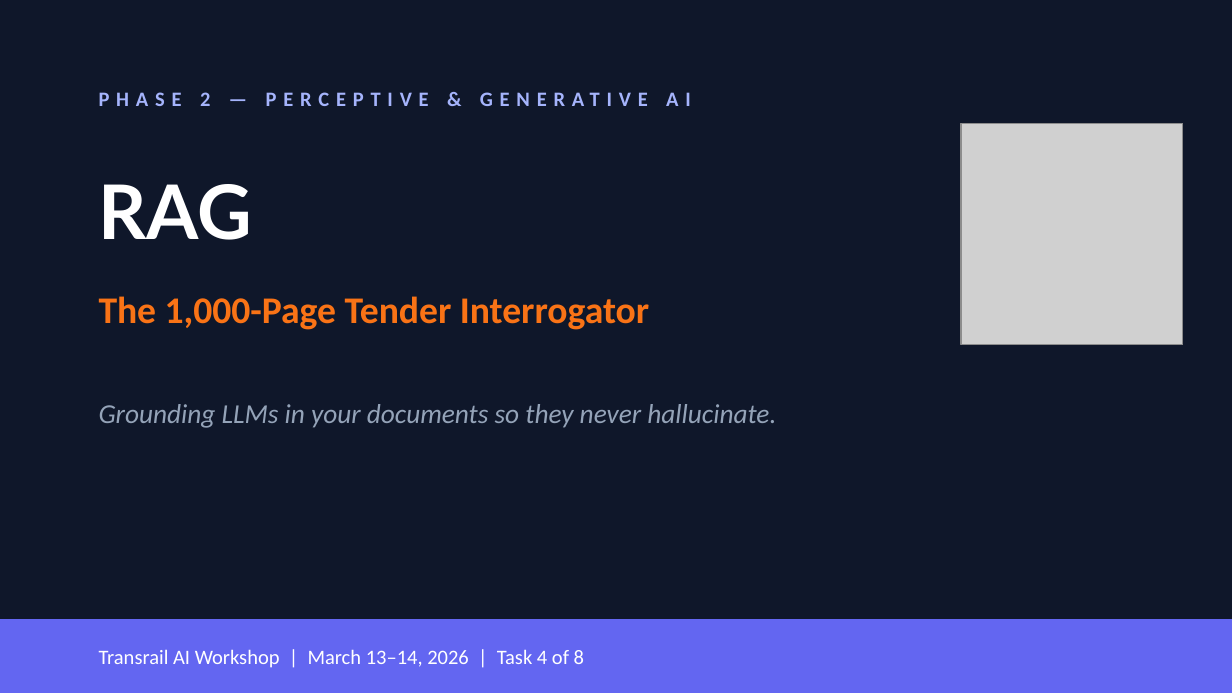
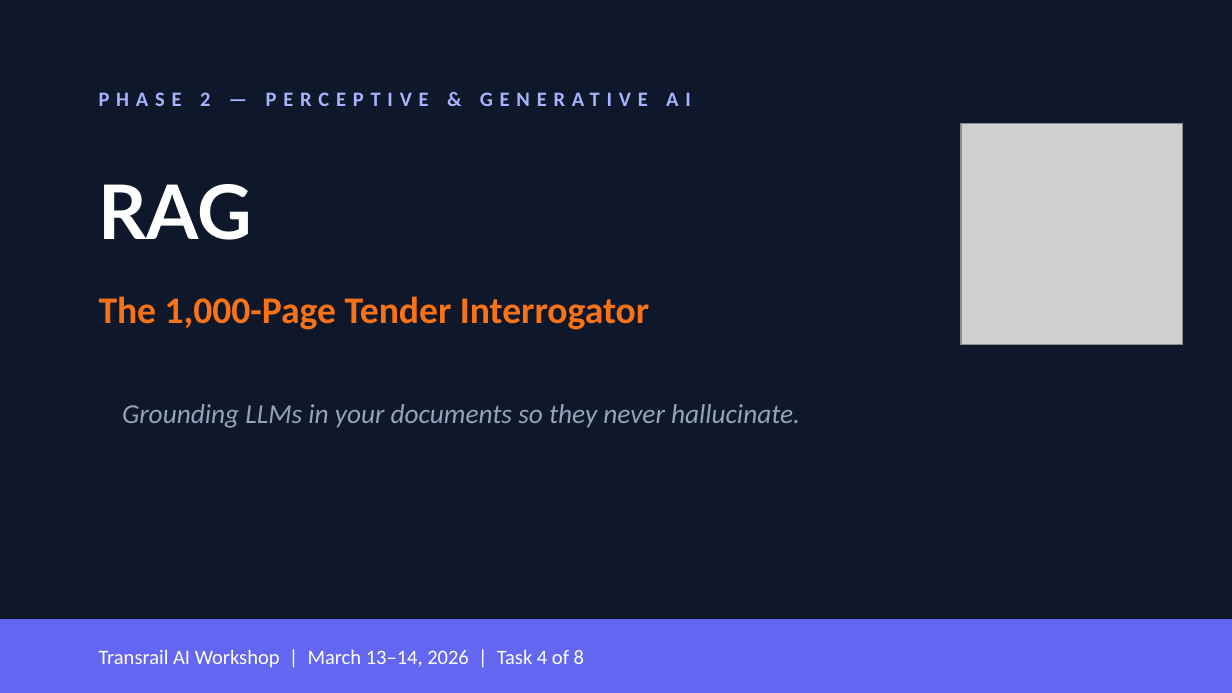
Before and after one commit to Ravurisomasekhar/AI_WorkShop__MSDS, a slide deck: slide 1 of slides/task4_rag_tender.pptx. Drawn at 1232x693 pixels with LibreOffice and Linux fonts; fonts in the diff are those of the drawing; grey boxes stand for pictures. Boxes give left, top, right and bottom in pixels: in the first picture for what was removed or moved away, otherwise in the second. Text is boxed around its words. In the diff, an @@ line names an element or a change of style, - is before the commit and + after.

```diff
--- a/slides/task4_rag_tender.pptx
+++ b/slides/task4_rag_tender.pptx
@@ text "Grounding LLMs in your documents ..." moved from (x1=99, y1=404, x2=776, y2=428) to (x1=122, y1=404, x2=800, y2=428) @@
```
Also in this commit, not shown: 3 other files.
